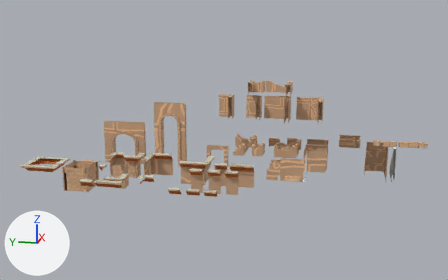
What one commit did to the FBX model Assets/Art/Environment/Modules/Models/ModularPacks/Walls.fbx.
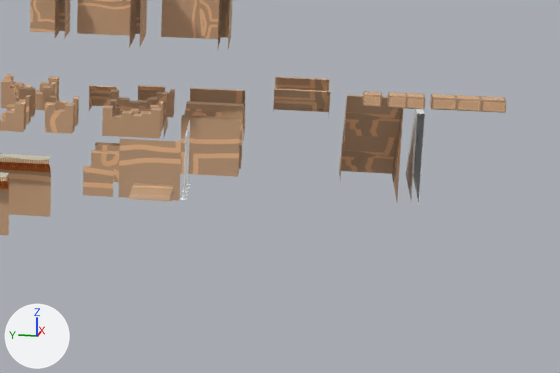
Old and new are each drawn whole from a 50 mm camera at (-53.6, 9.6, 16.5) aimed at (-1.2, 20.0, 3.4) and again close up on the part from 52% to 100% of the width and 38% to 88% of the height. Every picture has the same lights, and +X, +Y and +Z are marked at lower left. The last two pictures show the newer version.

Before the edit, the objects in view are built like this:
```python
me_cube_017 = bpy.data.meshes.new('Cube.017')
me_cube_017.from_pydata(...)  # 38 vertices, 30 faces; spans x -1.99..1.99, y 0.0..0.26, z -2.26..1.13
me_mesh_040 = bpy.data.meshes.new('Mesh.040')
me_mesh_040.from_pydata(...)  # 203 vertices, 169 faces; spans x -1.72..0.61, y -0.61..1.72, z -1.08..0.92
me_mesh_040.materials.append(mat_brickwall)  # picture img_bricks_basecolor_png
me_mesh_043 = bpy.data.meshes.new('Mesh.043')
me_mesh_043.from_pydata(...)  # 49 vertices, 36 faces; spans x 0.0, y -1.0..1.0, z -1.0..1.0
me_mesh_043.materials.append(mat_brickwall)  # picture img_bricks_basecolor_png
ob_cube_014 = bpy.data.objects.new('Cube.014', me_cube_017)
ob_cube_014.location = (7.45, 4.74, 0.57)
ob_openwall2x2_004 = bpy.data.objects.new('OpenWall2x2.004', me_mesh_040)
ob_openwall2x2_004.location = (0.71, 12.2, 6.14)
ob_openwall2x2_007 = bpy.data.objects.new('OpenWall2x2.007', me_mesh_043)
ob_openwall2x2_007.location = (-2.12, 13.92, 1.28)
# also in view: 'OpenWall2x2.005' at (0.7, 17.8, 6.1); 'Bricksx4' at (2.0, 3.7, 3.0); 'BrokenPart_Big_Closed_Horizontal' at (1.2, 14.9, 2.0); 'OpenWall1x1.001' at (0.0, 15.6, 0.7); 'StairsSamllHalf' at (5.9, 16.4, 1.7)
```
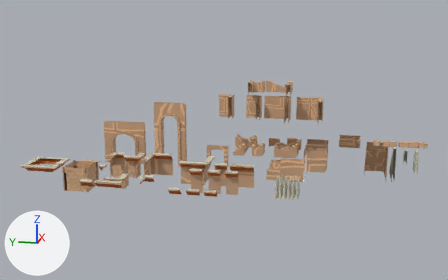
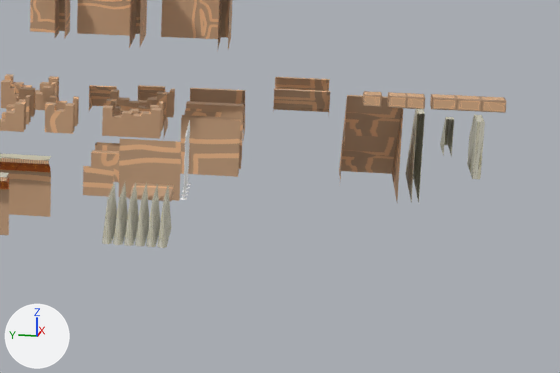
Location of each change, (x1, y1, x2, y2) in pixels of the close-ups (560 x 373 px):
```json
{"object": "Cylinder.002", "change": "added", "after": [102, 181, 172, 248]}
{"object": "Cube.014", "change": "recoloured", "before": [405, 109, 425, 201], "after": [405, 109, 425, 201]}
{"object": "Cube.012", "change": "added", "after": [467, 115, 485, 179]}
{"object": "Cube.013", "change": "added", "after": [440, 117, 454, 157]}
```

Edits to the scene script, one JSON object a line:
```json
{"block": "me_cube_017", "where": "me_cube_017.from_pydata(...)  # 38 vertices, 30 faces; spans x -1.99..1.99, y 0.0..0.26, z -2.26..1.13"}
{"op": "add", "block": "me_cube_017", "code": "me_cube_017.materials.append(mat_floor1)  # picture img_bandages_basecolor_png"}
{"op": "add", "block": "me_mesh_065", "code": ["me_mesh_065 = bpy.data.meshes.new('Mesh.065')", "me_mesh_065.from_pydata(...)  # 20 vertices, 13 faces; spans x -0.66..0.96, y -0.14..0.14, z -0.66..0.74", "me_mesh_065.materials.append(mat_floor1)  # picture img_bandages_basecolor_png"]}
{"op": "add", "block": "me_mesh_064", "code": ["me_mesh_064 = bpy.data.meshes.new('Mesh.064')", "me_mesh_064.from_pydata(...)  # 28 vertices, 22 faces; spans x -2.0..0.0, y -0.28..0.0, z 0.0..2.14", "me_mesh_064.materials.append(mat_floor1)  # picture img_bandages_basecolor_png"]}
{"op": "add", "block": "me_mesh_066", "code": ["me_mesh_066 = bpy.data.meshes.new('Mesh.066')", "me_mesh_066.from_pydata(...)  # 468 vertices, 432 faces; spans x -1.81..0.15, y -1.81..0.15, z 0.0..1.5", "me_mesh_066.materials.append(mat_floor1)  # picture img_bandages_basecolor_png"]}
{"op": "add", "block": "ob_cube_013", "code": ["ob_cube_013 = bpy.data.objects.new('Cube.013', me_mesh_065)", "ob_cube_013.location = (6.11, 3.85, 0.8)"]}
{"op": "add", "block": "ob_cube_012", "code": ["ob_cube_012 = bpy.data.objects.new('Cube.012', me_mesh_064)", "ob_cube_012.location = (7.45, 2.94, -0.64)"]}
{"op": "add", "block": "ob_cylinder_002", "code": ["ob_cylinder_002 = bpy.data.objects.new('Cylinder.002', me_mesh_066)", "ob_cylinder_002.location = (-5.1, 14.76, 0.28)"]}
```
